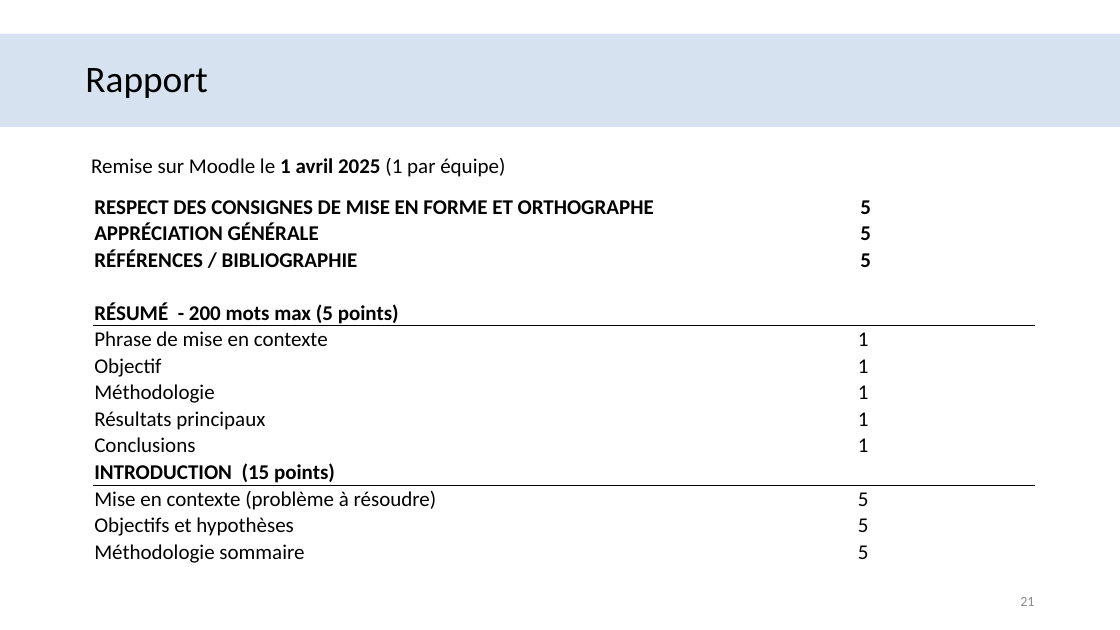
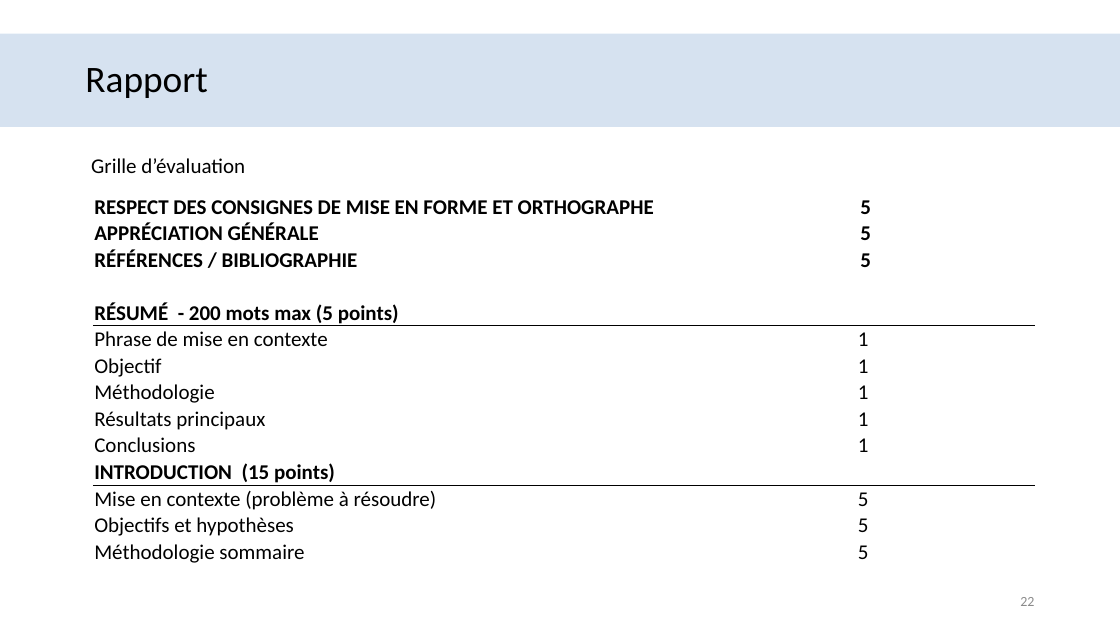
Before and after one commit to ShyGuy509/bio1410_2025, a slide deck: slide 22 of BIO1410_labo-2.pptx (slide 21 before the commit). Drawn at 1120x630 pixels with LibreOffice and Linux fonts; fonts in the diff are those of the drawing; background and template pictures are left out. Boxes give left, top, right and bottom in pixels: in the first picture for what was removed or moved away, otherwise in the second. Text is boxed around its words. In the diff, an @@ line names an element or a change of style, - is before the commit and + after.

```diff
--- a/BIO1410_labo-2.pptx
+++ b/BIO1410_labo-2.pptx
@@ text at (x1=91, y1=158, x2=245, y2=173): text changed @@
-Remise sur Moodle le 1 avril 2025 (1 par équipe)
+Grille d’évaluation
@@ page number at (x1=1020, y1=597, x2=1034, y2=606): text changed @@
-21
+22
```
Also in this commit, not shown: 1 slide added, 2 other files.
